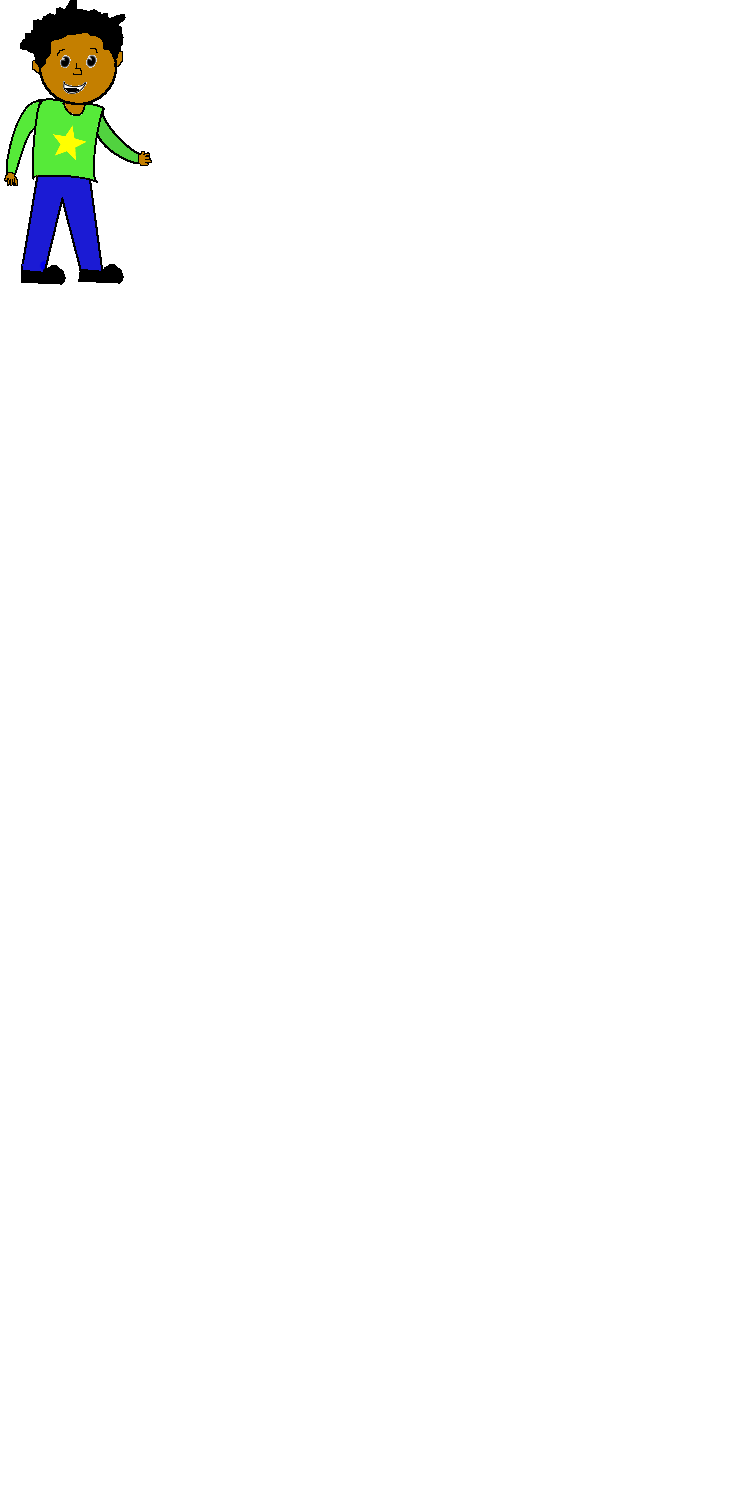
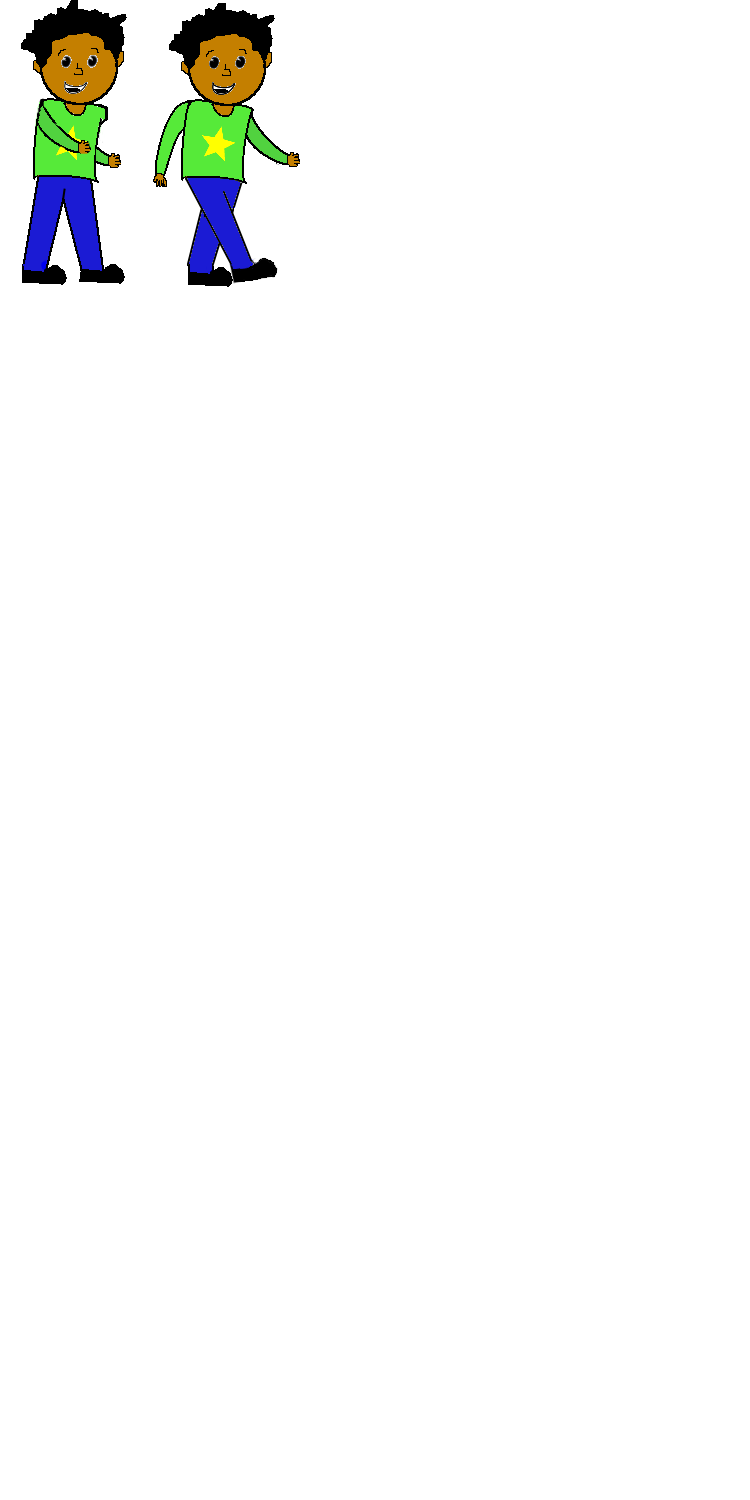
Comparing the layer stacks of the two (750, 1500) images. Changes:
painted on "Background" over (x1=4, y1=0, x2=300, y2=287)
